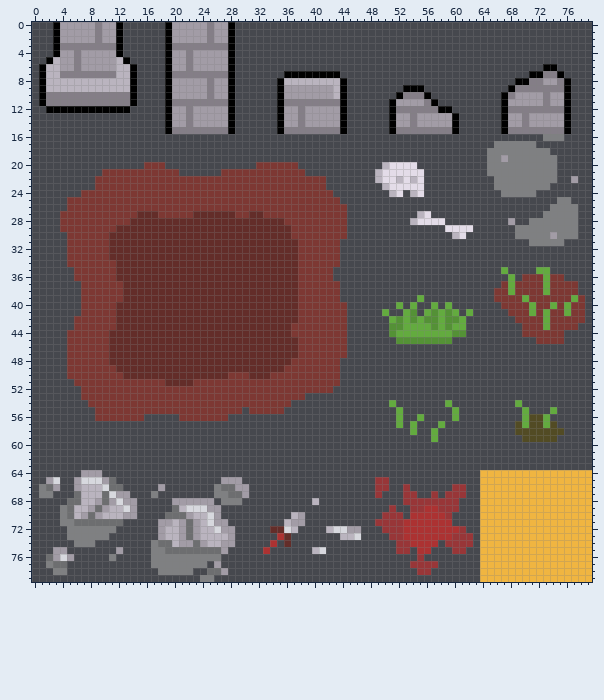
One commit to this sprite sheet: Assets/Sprites/Tileset.png. The picture above was drawn from the file before the commit.
The file is 80x80 pixels. Colours within 5 levels of each other are drawn and written as one.
And afterwards:
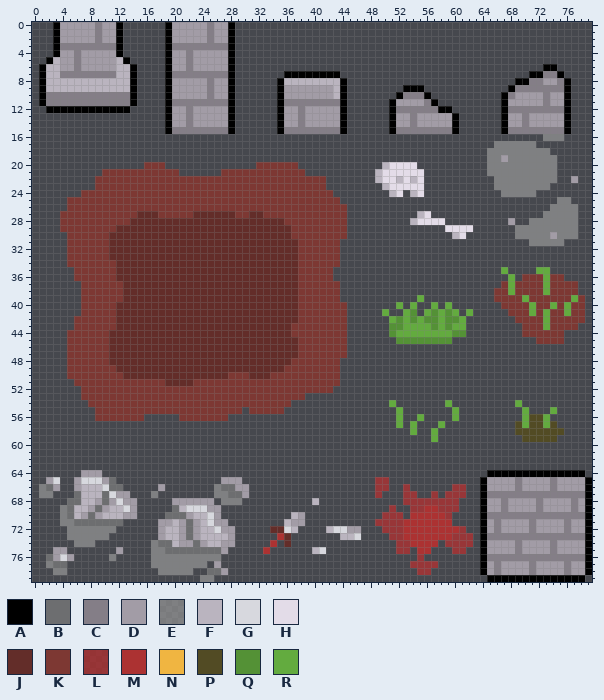
Palette (. is transparent): A #000000  B #6d6e70  C #847e87  D #a29ca6  E #a6a6a697  F #bab4bf  G #d7d8de  H #e3dce8  J #632d29  K #7d3833  L #ac3232cc  M #ac3232  N #f0b541  P #524b24  Q #549136  R #63ab3f
Difference:
y 64: x 64..79 NNNNNNNNNNNNNNNN -> .AAAAAAAAAAAAAA.
y 65..66: x 64..79 NNNNNNNNNNNNNNNN -> ADDDDCDDDDCDDDDA
y 67: x 64..79 NNNNNNNNNNNNNNNN -> ACCCCCCCCCCCCCCA
y 68..69: x 64..79 NNNNNNNNNNNNNNNN -> ADDCDDDDCDDDDCDA
y 70: x 64..79 NNNNNNNNNNNNNNNN -> ACCCCCCCCCCCCCCA
y 71..72: x 64..79 NNNNNNNNNNNNNNNN -> ADCDDDDCDDDDCDDA
y 73: x 64..79 NNNNNNNNNNNNNNNN -> ACCCCCCCCCCCCCCA
y 74..75: x 64..79 NNNNNNNNNNNNNNNN -> ADDDDCDDDDCDDDDA
y 76: x 64..79 NNNNNNNNNNNNNNNN -> ACCCCCCCCCCCCCCA
y 77..78: x 64..79 NNNNNNNNNNNNNNNN -> ADCDDDDCDDDDCDDA
y 79: x 64..79 NNNNNNNNNNNNNNNN -> .AAAAAAAAAAAAAA.
Changed places in both pictures, as pixel boxes (x1, y1, x2, y2):
changed: (480, 470, 592, 582)
